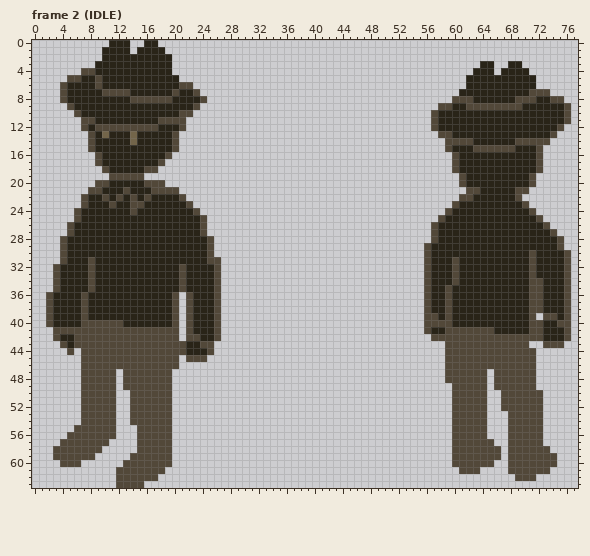
Edited in one commit: pixel-art file (Aseprite/suspect/character-suspect-animation.aseprite). Above is the file before it was changed.
78x64 pixels, 8 frames. Shown: frame 2 (IDLE). The commit also changed other frames, which this record leaves out.
The result:
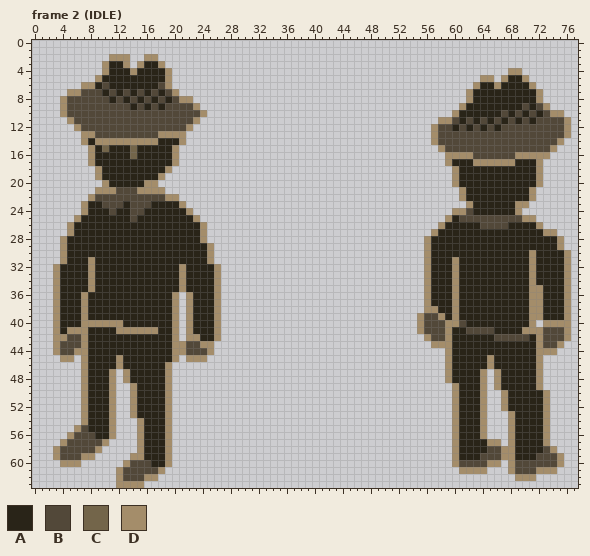
Palette (. is transparent): A #292418  B #524839  C #73654a  D #a48d6a
Message: feat: tile map and character animation uptades
Change:
Changed rows in their new state; - is an unchanged pixel.
Frame 2 (IDLE), layers "FRONT VIEW", "BACK VIEW":
first column x 2:
 0 ---------...--..-----------------------------------------------------------
 1 --------....-....----------------------------------------------------------
 2 --------.DDD..DD..---------------------------------------------------------
 3 -------.D--D.D--D.--------------------------------------------..--..-------
 4 -----...D---D----D-------------------------------------------...-.DD.------
 5 ---....D---------D.-----------------------------------------..DD.D--D.-----
 6 --...DDAB-------BD...---------------------------------------.D--D----D-----
 7 --.DDBBBA-A--B-B-BD...-------------------------------------.D--------AD.---
 8 --DBBBBBB-B--A-A-ABDD..-----------------------------------..D------AAAD...-
 9 --D-BBBBBBBB-B-B-BBBBD----------------------------------...DAAAAAAAAB-BD...
10 --DB-BBBBBBBBBBBBBB--BD--------------------------------...D------B-B-B-BDD.
11 ---DB--BBBBBBBBB----BD---------------------------------.DDB-B-B-B-B-B-BBBBD
12 ----D-B---------BBB-D----------------------------------DBB-B-B-B-BBBBBBBB-D
13 -----DDBBBBBBBBBDDDD-----------------------------------D--BBBBBBBBBBBBBB-BD
14 -----DADDDDDDDDD--AD-----------------------------------DB----BBBBBB-----BD-
15 ------D-C---C-----D-------------------------------------D-BBB------BBB-BD--
16 ------DA----C----AD--------------------------------------DDDDBBBBBBDDDDD---
17 ------DA--------AAD--------------------------------------DA--DDDDDD---D----
18 -------DA-----AAAD----------------------------------------D-----------D----
19 -------DAAAAAAAAD-----------------------------------------DA---------AD----
20 -------.D-----DD.-----------------------------------------DA---------AD----
21 ------.DDDB-BDDDD..----------------------------------------DAA-----AAD-----
22 -----.DB-B-B-B-BBDD.---------------------------------------DA------AAD-----
23 -----D--B-B---B----D.-------------------------------------..D------DD------
24 ----.D---B---B------D.-----------------------------------.DDB------D..-----
25 ----D-------B--------D.---------------------------------.D-BBBBBBBBBDD.----
26 ---D------------------D--------------------------------.D-----BBBB----D.---
27 ---D------------------D--------------------------------D---------------DD--
28 --D-------------------D.------------------------------DA-----------------D-
29 --D--------------------D------------------------------D------------------D-
30 --D--------------------D------------------------------D--------------D----D
31 --D---D----------------D.-----------------------------D---D----------D----D
32 -D----D------------D----D-----------------------------D---D----------D----D
33 -D----D------------D----D-----------------------------D---D----------D----D
34 -D----D------------D----D-----------------------------D---D----------DA---D
35 -D----D------------D----D-----------------------------D--AD----------DD---D
36 .D---D------------D-D---D-----------------------------D--AD----------DD---D
37 .D---D------------D-D---D-----------------------------D--AD----------DD---D
38 .D---D------------D-D---D-----------------------------DD-AD----------DD---D
39 .D---D------------D-D---D----------------------------D--DAD----------DDAA-D
40 .D---DDDDDD-------D-D---D----------------------------D---DDB---------D.DDDD
41 -DADDDAAAADDDDDDAAD-D---D----------------------------D-BBDAA--------DDDBBBD
42 -DDB-DAAAAAAAAAAAAD-DD--D-----------------------------D--DAAAAAA-----ADBBBD
43 -D-B-DAAAAAAAAAAAADDBBDD-------------------------------DDDAAAAAAAAAAAAD--D-
44 -DB-DDAAAAAAAAAAAADDBBBD---------------------------------DAAAAAAAAAAAADDD--
45 --DD-DAAAADAAAAAAAD-DDD----------------------------------DAAAAADAAAAAAD----
46 -----DAAAADAAAAAAD.--------------------------------------DAAAAADAAAAAAD----
47 -----DAAAD-DAAAAAD---------------------------------------DAAAAD-DAAAAAD----
48 -----DAAAD-DAAAAAD---------------------------------------DAAAAD-DAAAAAD----
49 -----DAAAD-.DAAAAD----------------------------------------DAAAD-DAAAAAD----
50 -----DAAAD--DAAAAD----------------------------------------DAAAD--DAAAAAD---
51 -----DAAAD--DAAAAD----------------------------------------DAAAD--DAAAAAD---
52 -----DAAAD--DAAAAD----------------------------------------DAAAD--DAAAAAD---
53 -----DAAAD--DAAAAD----------------------------------------DAAAD---DAAAAD---
54 -----DAAAD--.DAAAD----------------------------------------DAAAD---DAAAAD---
55 ----D-AAAD---DAAAD----------------------------------------DAAAD---DAAAAD---
56 ---D---AAD---DAAAD----------------------------------------DAAAD---DAAAAD---
57 --D-----D----DAAAD----------------------------------------DAAAADD-DAAAAD---
58 -D-----D-----DAAAD----------------------------------------DAAAA--DDAAAA-D--
59 -D---DD-----DDAAAD----------------------------------------DAAA---DDAAA---D-
60 --DDD------D---AAD----------------------------------------D----DD-D------D-
61 ----------D-----D------------------------------------------DDDD---D---DDD--
62 ----------D---DD---------------------------------------------------DDD-----
63 ----------DDDD-------------------------------------------------------------
Boxes around the changes in both pictures, in picture pixels (x1, y1, x2, y2):
changed: (46, 40, 221, 488)
changed: (417, 61, 571, 481)
